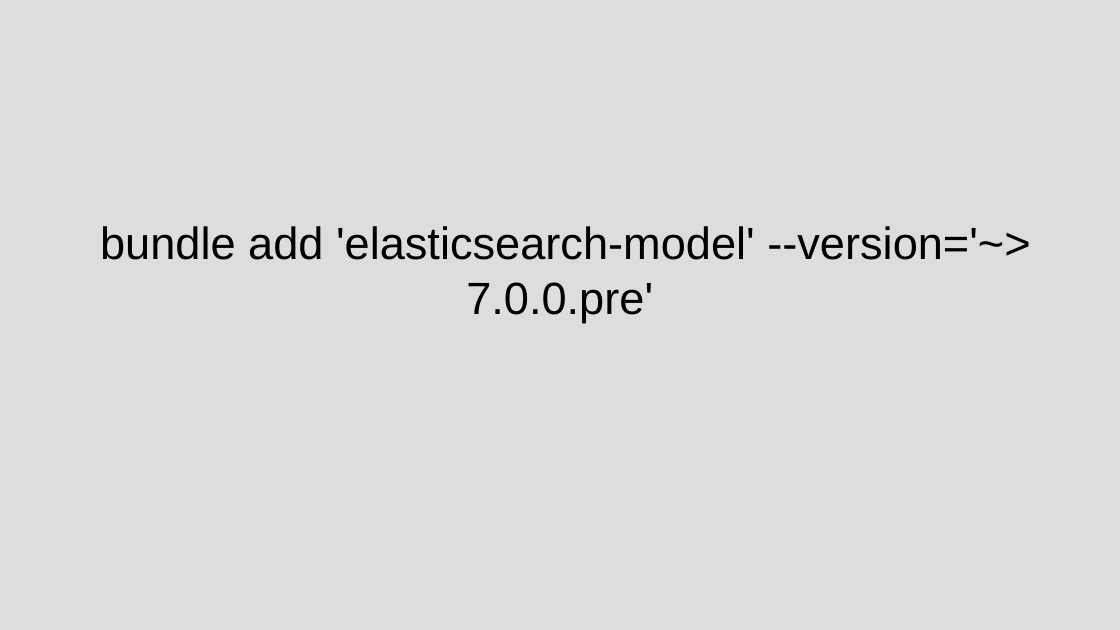
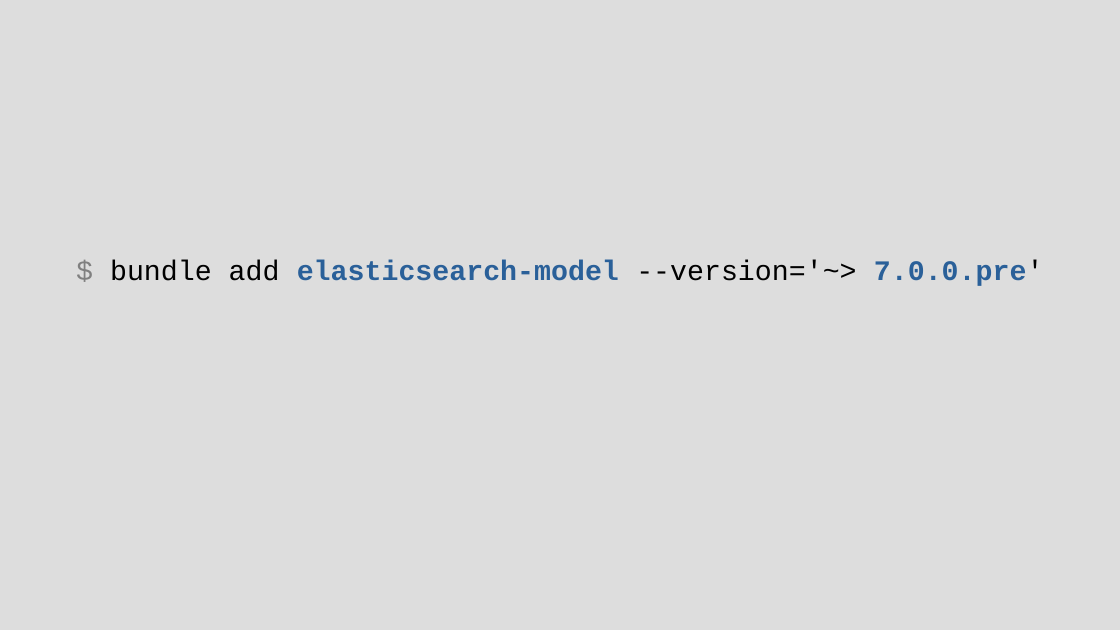
Before and after one commit to chriscressman/architecting-a-search-feature, a slide deck: slide 53 of presentation.odp (slide 60 before the commit). Drawn at 1120x630 pixels with LibreOffice and Linux fonts; fonts in the diff are those of the drawing. Boxes give left, top, right and bottom in pixels: in the first picture for what was removed or moved away, otherwise in the second. Text is boxed around its words. In the diff, an @@ line names an element or a change of style, - is before the commit and + after.

```diff
--- a/presentation.odp
+++ b/presentation.odp
@@ subtitle at (110, 260, 1044, 286): text changed; size 32 to 20 pt; font Arial to Courier New; text colour #000000 to #2A6099; bold on @@
-bundle add 'elasticsearch-model' --version='~> 7.0.0.pre'
+$ bundle add elasticsearch-model --version='~> 7.0.0.pre'
```
Also in this commit, not shown: 19 other slides changed, 16 slides added, 13 slides removed.
